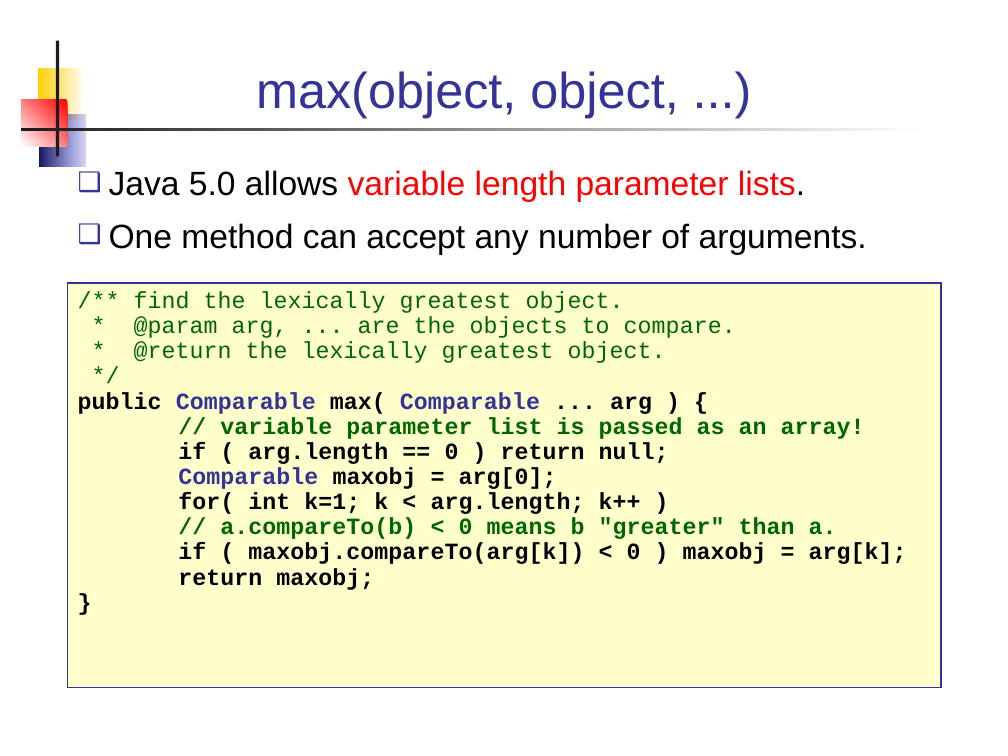
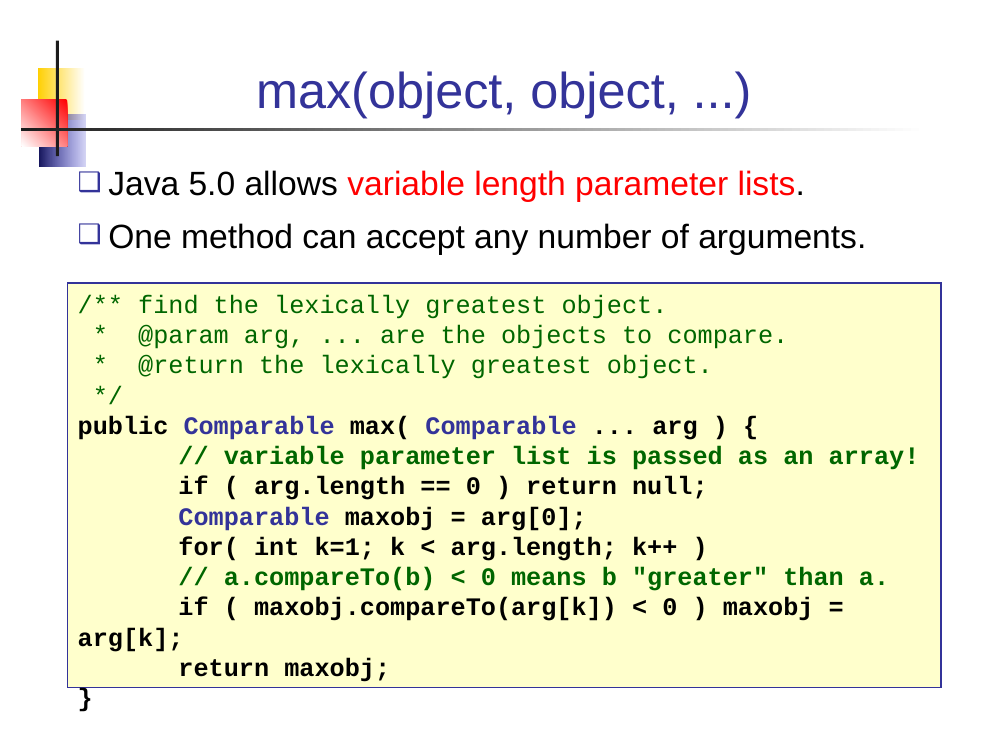
Before and after one commit to skeoop/skeoop.github.io, a slide deck: slide 31 of week2/1-Interfaces.ppt (slide 36 before the commit). Drawn at 1008x756 pixels with LibreOffice and Linux fonts; fonts in the diff are those of the drawing. Boxes give left, top, right and bottom in pixels: in the first picture for what was removed or moved away, otherwise in the second. Text is boxed around its words. In the diff, an @@ line names an element or a change of style, - is before the commit and + after.

```diff
--- a/week2/1-Interfaces.ppt
+++ b/week2/1-Interfaces.ppt
@@ text "/** find the lexically greatest ..." at [68,283,940,687]: size 16.6 to 18 pt; line spacing 0.9 to 1 @@
```
Also in this commit, not shown: 36 other slides changed, 2 slides added, 10 slides removed.
